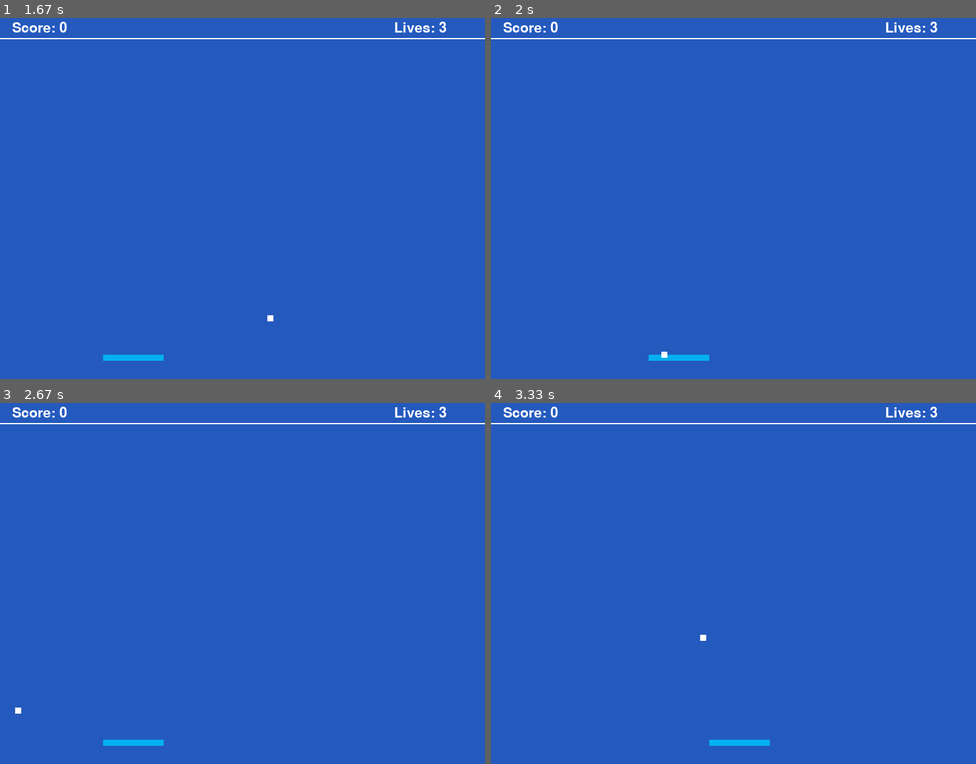
Above: before the commit, frames 1-4 (two rows, left to right).
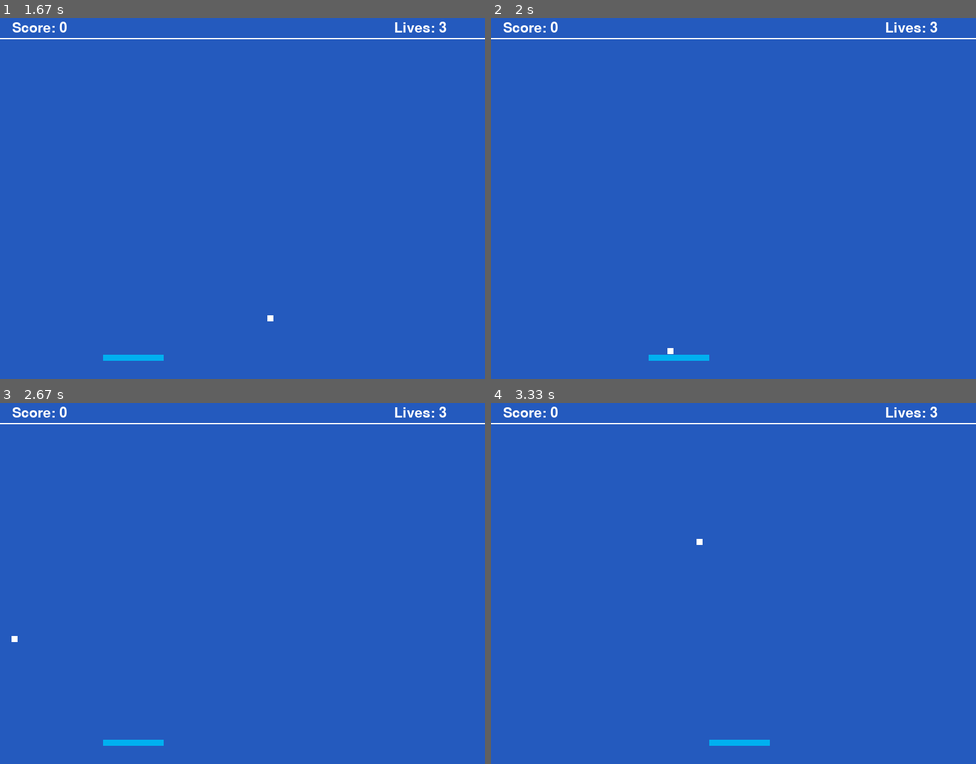
Above: after the commit, the same moments.

Repository: anay09/Simple_Pygame_App
Game: pygame game, started from game.py
The game is run twice, just before and just after one commit, with the same random seed, the same clock (stepped at 60 frames per second) and the same inputs.
Inputs:
- Up to frame 1 (1.67 s): hold Left 0.33-0.87 s; hold Left 0.9-1.3 s; hold Right from 1.33 s (still down)
- Up to frame 2 (2 s): release Right at 1.97 s
- Up to frame 3 (2.67 s): hold Left 2-2.47 s; hold Right from 2.5 s (still down)
- Up to frame 4 (3.33 s): release Right at 2.97 s; hold Right from 3 s (still down)

Frame 1 is identical in both runs. In frame 2, less than 0.1% of the frame differs, in the area x 35-38%, y 91-95%; in frame 3, less than 0.1%; in frame 4, less than 0.1%.

Commit message:
Ball collides with the paddle

Diff:
--- a/game.py
+++ b/game.py
@@ -71,6 +71,12 @@
     if ball.rect.y < 40:
         ball.velocity[1] = -ball.velocity[1]
 
+    # Detect collisions between the ball and the paddles
+    if pygame.sprite.collide_mask(ball, paddle):
+        ball.rect.x -= ball.velocity[1]
+        ball.rect.y -= ball.velocity[1]
+        ball.bounce()
+
     # --- Drawing code should go here
     # First, clear the screen to dark blue.
     screen.fill(DARKBLUE)
